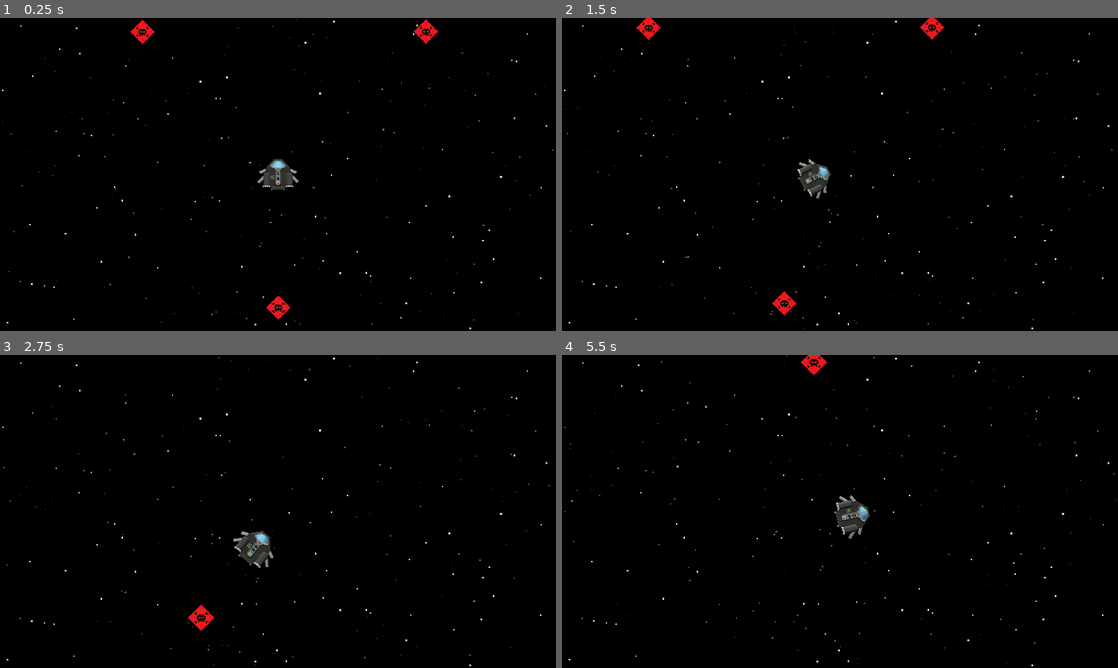
Above: before the commit, frames 1-4 (two rows, left to right).
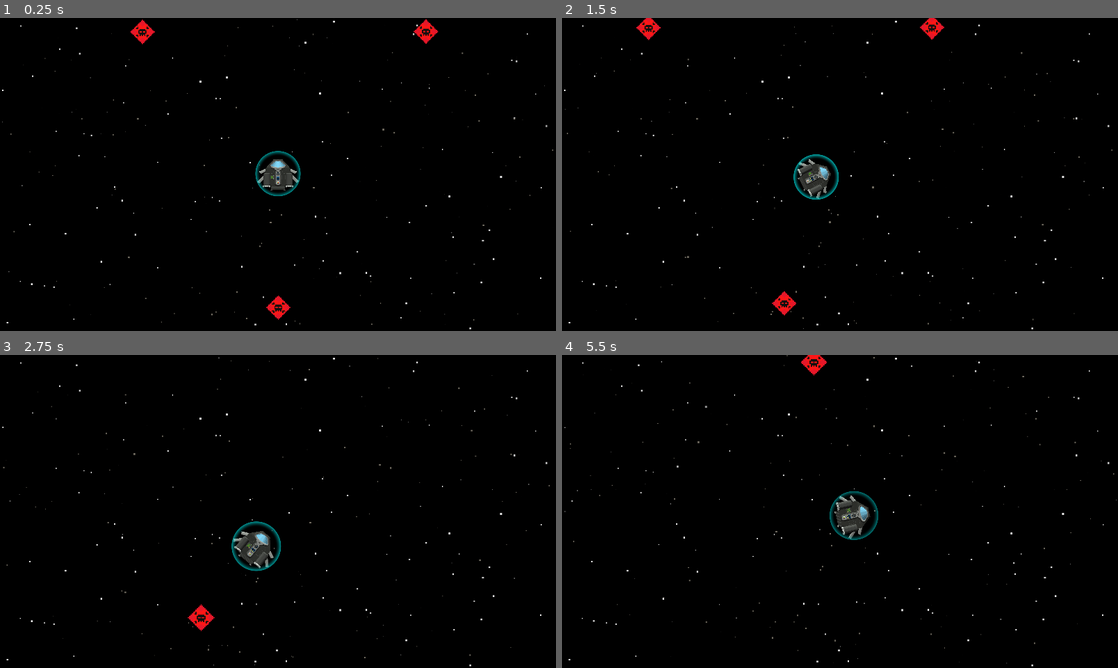
Above: after the commit, the same moments.

Repository: creusator/A_Random_Space_Game
Game: Godot game, scene res://Game.tscn
Two runs of this game, one before a commit and one after it. Both use one fixed random seed, a clock stepped at 60 frames per second and the inputs below.
Inputs (mouse positions are in pixels of both pictures, inside the frame that each line leads up to):
- Up to frame 1 (0.25 s): no input
- Up to frame 2 (1.5 s): tap Enter at 0.5 s; move the mouse to (962, 158) at 0.52 s; hold D (rotate_right) 0.53-1.28 s; hold Right mouse button (enable_precision_mode_hold) 0.53-1.28 s; move the mouse to (728, 190) at 1.27 s; hold S (thrust_down) from 1.28 s (still down); tap P (enable_precision_mode_toggle) at 1.35 s
- Up to frame 3 (2.75 s): move the mouse to (333, 442) at 2.02 s; release S (thrust_down) at 2.03 s; hold D (rotate_right) from 2.03 s (still down); tap Mouse wheel up (zoom_in) at 2.1 s
- Up to frame 4 (5.5 s): move the mouse to (812, 574) at 2.77 s; release D (rotate_right) at 2.78 s; hold S (thrust_down) 2.78-3.53 s; tap Mouse wheel down (zoom_out) at 2.85 s; move the mouse to (1006, 558) at 3.52 s; hold Right mouse button (enable_precision_mode_hold) 3.53-4.28 s; hold A (rotate_left) 3.53-5.03 s; move the mouse to (673, 464) at 4.27 s; tap P (enable_precision_mode_toggle) at 4.35 s; move the mouse to (867, 511) at 5.02 s; hold S (thrust_down) from 5.03 s (still down); tap Mouse wheel up (zoom_in) at 5.1 s

The runs differ from the first frame. In frame 1, 0.2% of the frame differs, in the area x 45-55%, y 42-57%; in frame 2, 0.3%; in frame 3, 0.3%, in the area x 41-51%, y 53-70%; in frame 4, 0.3%.

Commit message:
Shield shader and internal components work
- Added power on and off behaviour to LifeSupport and Sensor
- Added shield shader (missing dynamic resize based on collision shape)

Diff:
--- a/Entities/Ships/NorikerMKI/ShipComponents/InternalComponents/ShieldGenerator/NorikerShield.tscn
+++ b/Entities/Ships/NorikerMKI/ShipComponents/InternalComponents/ShieldGenerator/NorikerShield.tscn
@@ -1,11 +1,29 @@
-[gd_scene load_steps=3 format=3 uid="uid://3aiq55ysvf5u"]
+[gd_scene load_steps=8 format=3 uid="uid://3aiq55ysvf5u"]
 
 [ext_resource type="PackedScene" uid="uid://bj2q4e14pdn4d" path="res://Entities/Ships/Template/ShipComponents/InternalComponents/ShieldGenerator/Shield.tscn" id="1_22pi5"]
+[ext_resource type="Shader" uid="uid://dvb7xk0wt2gof" path="res://Scripts/Shaders/EnergyShield.gdshader" id="2_s45xk"]
+
+[sub_resource type="ShaderMaterial" id="ShaderMaterial_s45xk"]
+shader = ExtResource("2_s45xk")
+shader_parameter/shape_size = Vector2(100, 100)
+shader_parameter/color = Vector4(0, 0.5, 1, 1)
 
 [sub_resource type="CircleShape2D" id="CircleShape2D_22pi5"]
 radius = 80.0
 
+[sub_resource type="ShaderMaterial" id="ShaderMaterial_ocreq"]
+shader = ExtResource("2_s45xk")
+shader_parameter/shape_size = Vector2(100, 100)
+shader_parameter/color = Vector4(0, 0.8, 1, 1)
+
+[sub_resource type="Gradient" id="Gradient_s45xk"]
+colors = PackedColorArray(1, 1, 1, 1, 1, 1, 1, 1)
+
+[sub_resource type="GradientTexture2D" id="GradientTexture2D_ocreq"]
+gradient = SubResource("Gradient_s45xk")
+
 [node name="Shield" instance=ExtResource("1_22pi5")]
+material = SubResource("ShaderMaterial_s45xk")
 
 [node name="HealthComponent" parent="." index="0"]
 max_health = 1
@@ -17,3 +35,9 @@
 [node name="CollisionShape2D" type="CollisionShape2D" parent="HurtboxComponent" index="0"]
 z_index = -1
 shape = SubResource("CircleShape2D_22pi5")
+
+[node name="VFX" type="Sprite2D" parent="." index="2"]
+material = SubResource("ShaderMaterial_ocreq")
+scale = Vector2(3.45313, 3.45312)
+texture = SubResource("GradientTexture2D_ocreq")
+region_rect = Rect2(119, 14, 20, 51)
--- a/Entities/Ships/Template/ShipComponents/InternalComponents/LifeSupport/LifeSupport.gd
+++ b/Entities/Ships/Template/ShipComponents/InternalComponents/LifeSupport/LifeSupport.gd
@@ -1,5 +1,7 @@
 class_name LifeSupport
 extends ShipComponent
+
+signal oxygen_depleted
 
 @export var data:LifeSupportData
 
@@ -14,3 +16,7 @@
 	mass = data.mass
 	power_consumption = data.power_consumption
 	time_to_death = data.time_to_death
+
+func on_unpowered() -> void:
+	await get_tree().create_timer(get_parent().time_to_death).timeout
+	oxygen_depleted.emit()
--- a/Entities/Ships/Template/ShipComponents/InternalComponents/Sensors/Sensors.gd
+++ b/Entities/Ships/Template/ShipComponents/InternalComponents/Sensors/Sensors.gd
@@ -20,3 +20,11 @@
 func _process(delta: float) -> void:
 	if spinning:
 		rotation += spin_speed * delta
+
+func on_powered() -> void:
+	spinning = true
+	sensors_range = data.sensors_range
+
+func on_unpowered() -> void:
+	spinning = false
+	sensors_range = 0
--- a/Entities/Ships/Template/ShipComponents/InternalComponents/ShieldGenerator/Shield.gd
+++ b/Entities/Ships/Template/ShipComponents/InternalComponents/ShieldGenerator/Shield.gd
@@ -3,12 +3,15 @@
 
 signal shield_depleted(component:ShipComponent)
 
+@onready var vfx: Sprite2D = $VFX
 @onready var shield_collision:CollisionShape2D = $HurtboxComponent/CollisionShape2D
 @onready var generator = get_parent() as ShieldGenerator
+
 var is_active:bool = true
 
 func _ready() -> void:
 	super()
+	vfx.material.set_shader_parameter("color", Vector4(0.0,0.8,1.0,1.0))
 
 func initialize() -> void:
 	health_component.set_health(self.get_parent().shield_health)
@@ -22,11 +25,13 @@
 	if generator.is_operational() and is_active:
 		health_component.set_health(generator.shield_health)
 		shield_collision.set_deferred("disabled", false)
+		vfx.material.set_shader_parameter("color", Vector4(0.0,0.8,1.0,1.0))
 
 func _on_health_component_health_depleted():
 	if not is_active:
 		return
 	shield_collision.set_deferred("disabled", true)
+	vfx.material.set_shader_parameter("color", Vector4(1.0,0.0,0.0,1.0))
 	shield_depleted.emit()
 	start_shield_recharge()
 
--- /dev/null
+++ b/Scripts/Shaders/EnergyShield.gdshader
@@ -0,0 +1,22 @@
+shader_type canvas_item;
+
+uniform vec2 shape_size = vec2(100, 100);
+uniform vec4 color= vec4(1.0,1.0,1.0,1.0);
+
+float circle(vec2 position, float radius, float feather)
+{
+return smoothstep(radius, radius + feather, length(position - vec2(0.5)));
+}
+
+void fragment(){
+
+float outer = circle(vec2(UV.x, UV.y), 0.35, 0.01);
+
+float fade_effect = sin(TIME) * 0.02;
+
+float inner = 1.0 - circle(vec2(UV.x, UV.y), 0.275, 0.15 - fade_effect);
+
+COLOR = color;
+COLOR.a -= outer + inner;
+
+}
Not shown, added: Scripts/Shaders/EnergyShield.gdshader.uid
